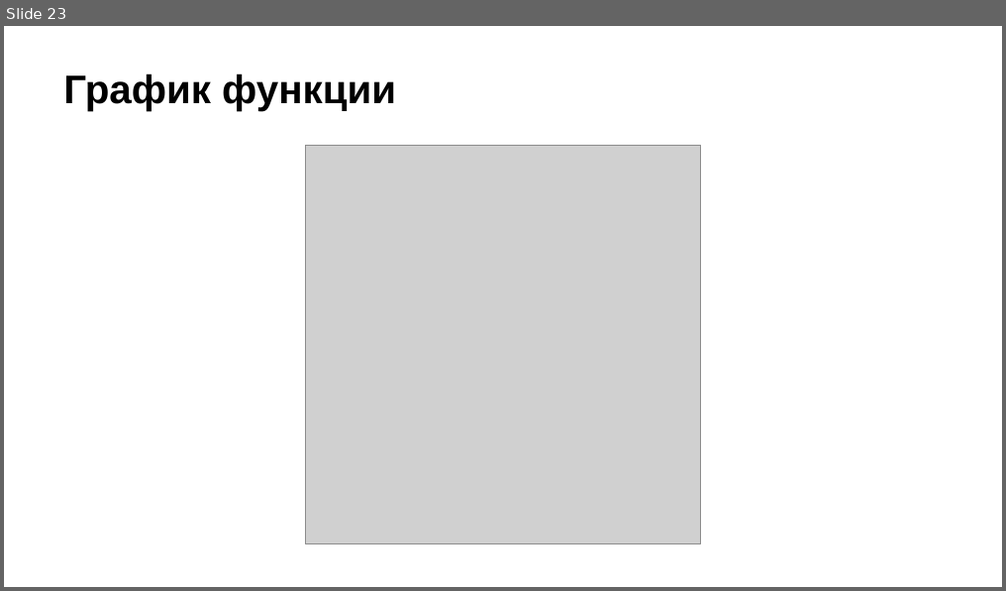
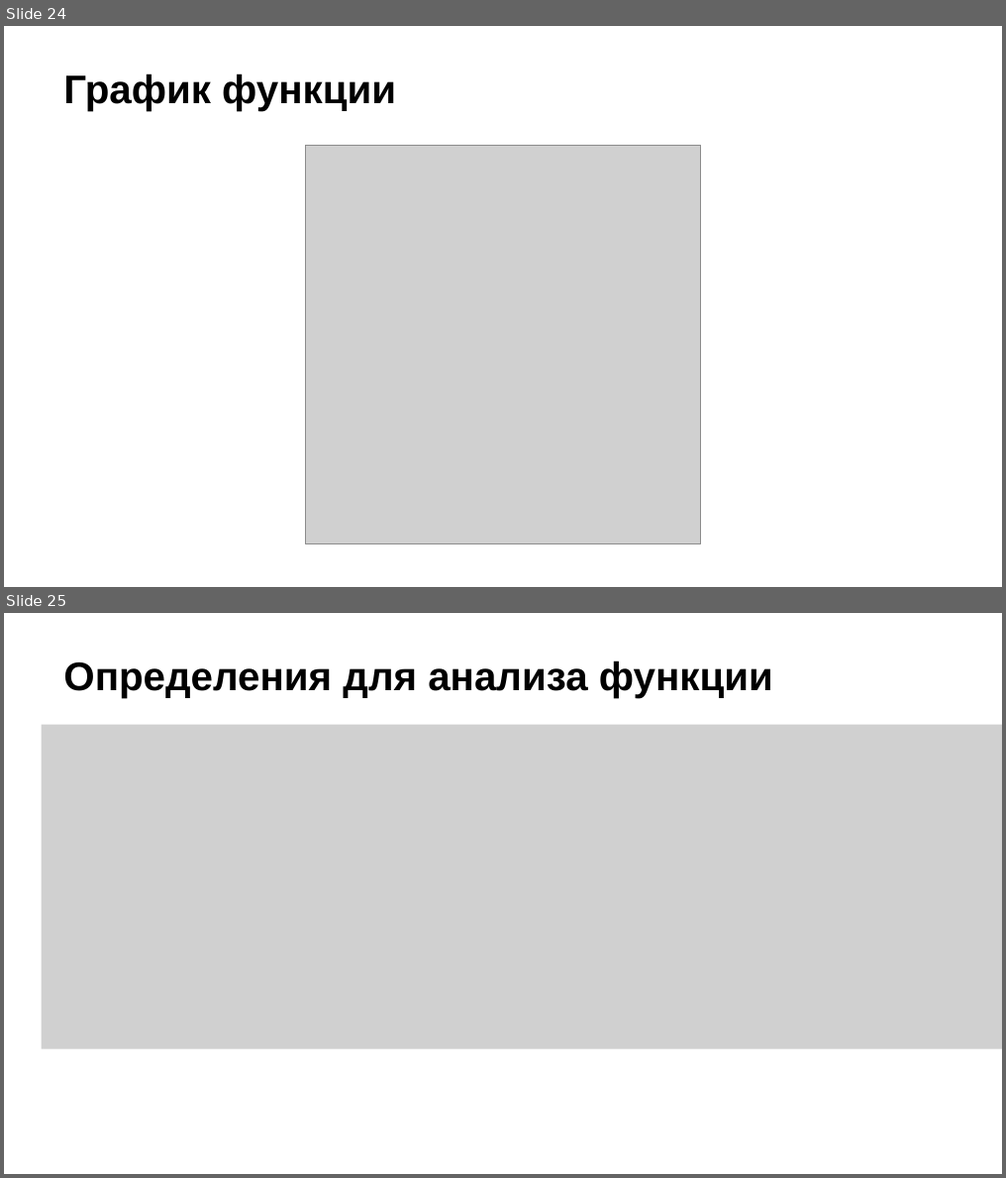
Before and after one commit to Miwm64/itmo_cse, a slide deck: math_analysis/матан_проект_в4.pptx. Shown one above the other, each under a label of ours: slide 23 before the commit, slides 24 and 25 after it. The pictures are 1006x591 and 1006x1178 pixels, drawn with LibreOffice and Linux fonts; fonts in the diff are those of the drawing; grey boxes stand for pictures; background and template pictures are left out. Boxes give left, top, right and bottom in pixels: in the first picture for what was removed or moved away, otherwise in the second. Text is boxed around its words. In the diff, an @@ line names an element or a change of style, - is before the commit and + after.

```diff
--- a/math_analysis/матан_проект_в4.pptx
+++ b/math_analysis/матан_проект_в4.pptx
@@ slide 25 added at <box>4,613,1002,1174</box>, background picture (left out) @@
@@ title added at <box>63,661,773,698</box>, 28.8 pt, text #000000, bold @@
+Определения для анализа функции
@@ picture added at <box>41,725,1002,1049</box> @@
@@ what was slide 23 is now slide 24 @@
```
Also in this commit, not shown: 7 slides changed, 11 other slides added, 7 slides removed.
